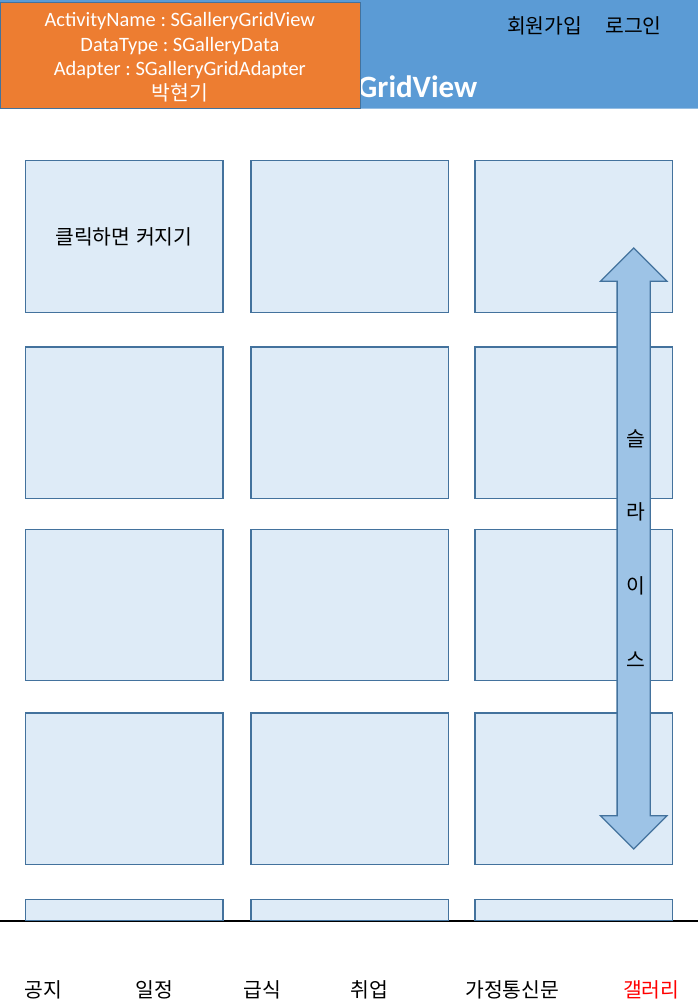
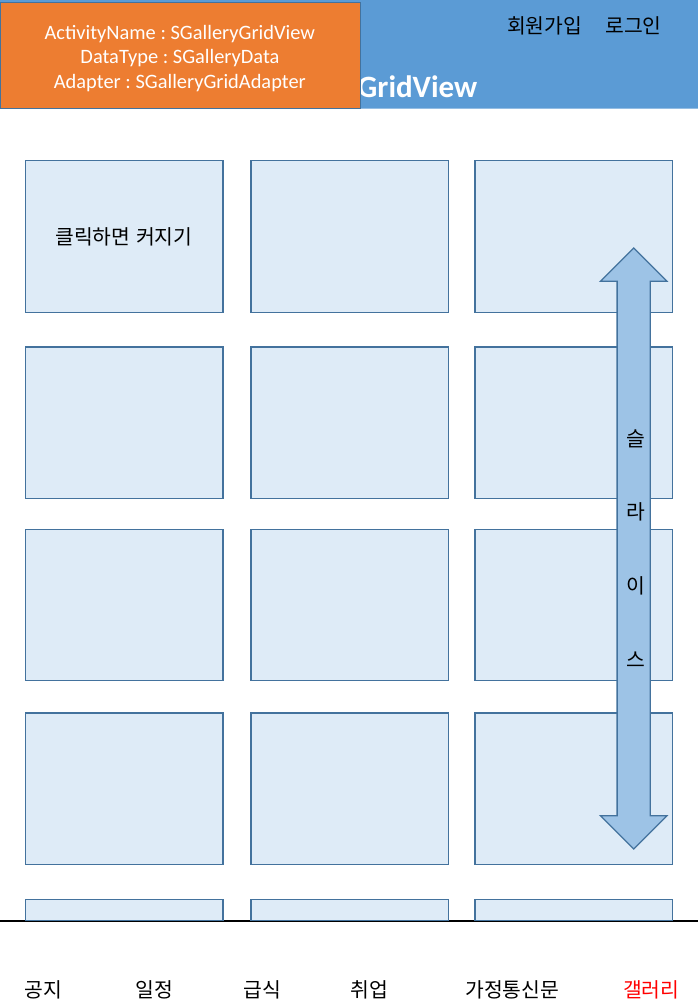
Before and after one commit to jungho-shin/SIHSchool, a slide deck: slide 11 of app/src/main/assets/어플_스토리보드.pptx. Drawn at 698x1008 pixels with LibreOffice and Linux fonts; fonts in the diff are those of the drawing. Boxes give left, top, right and bottom in pixels: in the first picture for what was removed or moved away, otherwise in the second. Text is boxed around its words. In the diff, an @@ line names an element or a change of style, - is before the commit and + after.

```diff
--- a/app/src/main/assets/어플_스토리보드.pptx
+++ b/app/src/main/assets/어플_스토리보드.pptx
@@ text in rectangle at (x1=152, y1=83, x2=208, y2=102): paragraph removed @@
-박현기
```
Also in this commit, not shown: 6 other slides changed.
